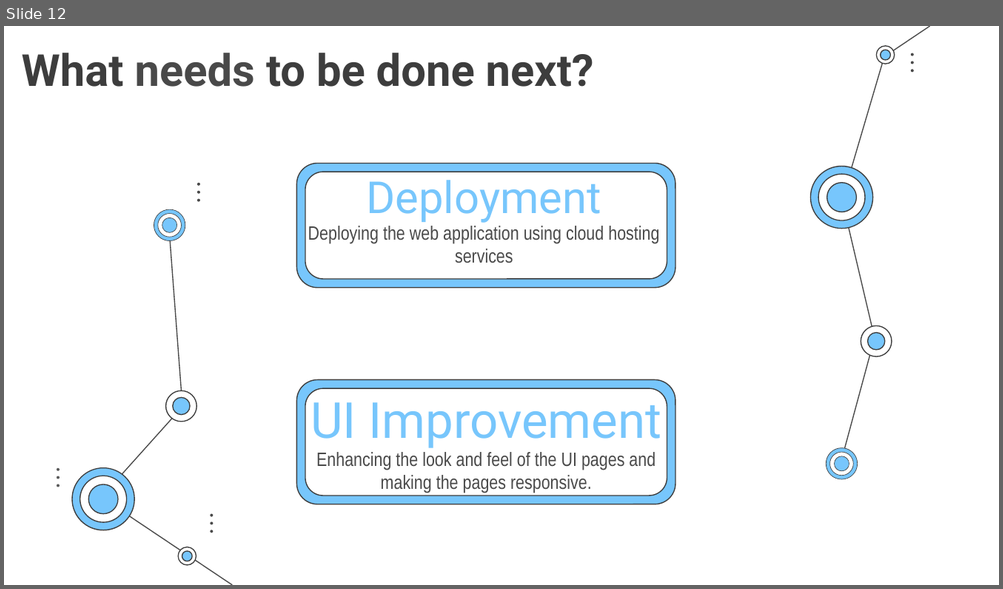
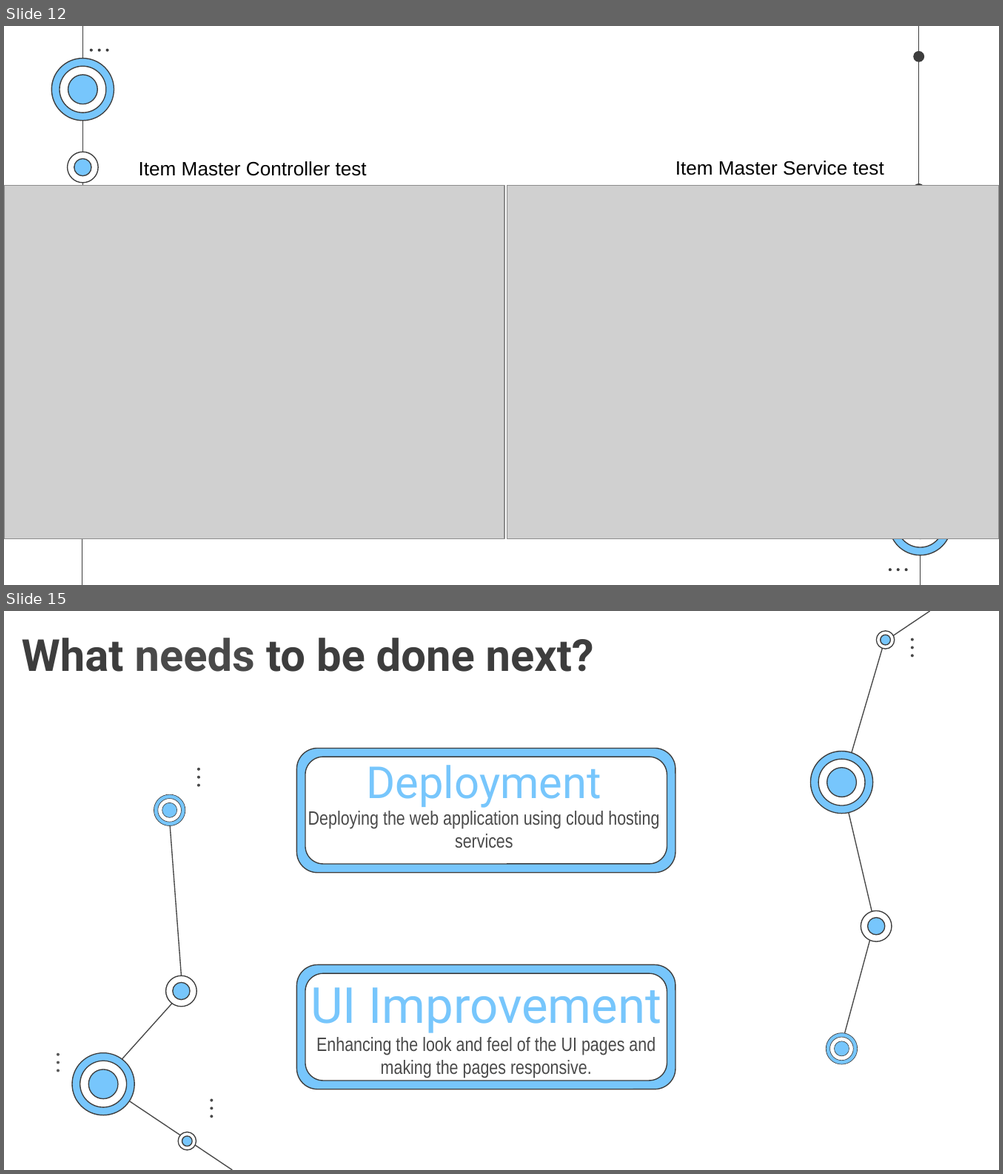
Before and after one commit to kabilan16/LoanManagement, a slide deck: group 7 final ppt.pptx. Shown one above the other, each under a label of ours: slide 12 before the commit, slides 12 and 15 after it; the slides between them are not shown. The pictures are 1003x589 and 1003x1174 pixels, drawn with LibreOffice and Linux fonts; fonts in the diff are those of the drawing; grey boxes stand for pictures. Boxes give left, top, right and bottom in pixels: in the first picture for what was removed or moved away, otherwise in the second. Text is boxed around its words. In the diff, an @@ line names an element or a change of style, - is before the commit and + after.

```diff
--- a/group 7 final ppt.pptx
+++ b/group 7 final ppt.pptx
@@ slide 12 added at [4, 26, 999, 585], background #FFFFFF @@
@@ group added at [51, 26, 952, 585]: 16 freeform shapes, 8 ellipses, 4 lines @@
@@ text added at [139, 161, 367, 176], 14 pt, text #000000 @@
+Item Master Controller test
@@ text added at [675, 161, 884, 175], 14 pt, text #000000 @@
+Item Master Service test
@@ picture added at [4, 185, 504, 540] @@
@@ picture added at [506, 185, 999, 540] @@
@@ what was slide 12 is now slide 15 @@
```
Also in this commit, not shown: 3 other slides added, 1 slide removed, 1 other file.
